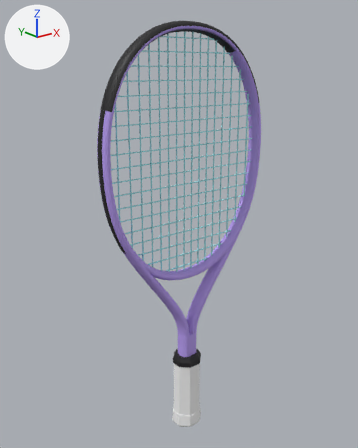
What one commit did to the glTF model assets/realistic/head-instinct-junior-21.glb.
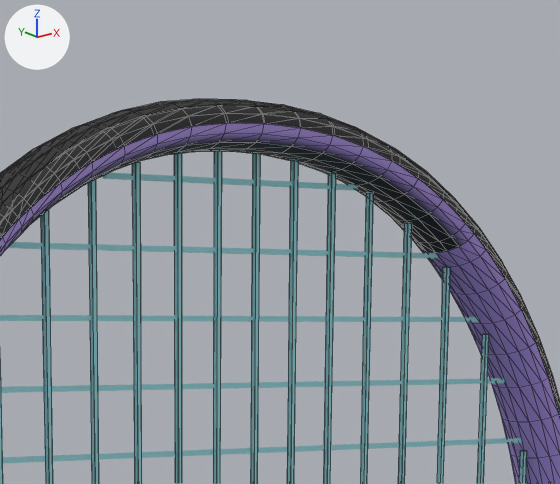
There are two pictures of each version: one whole from a 50 mm camera at (-0.384, -0.463, 0.482) aimed at (-0.004, 0.013, 0.292), one close up on the part from 39% to 71% of the width and 0% to 22% of the height. Lighting does not change. The marker at upper left points along +X, +Y and +Z. The first two pictures are the older version. The close-ups show mesh edges as thin lines. Where no turn or scale is listed for an object, it has been applied to the vertices. Vertices at exactly the same position are counted once.

The older version as bpy lines, for what is in view:
```python
me_bumper = bpy.data.meshes.new('bumper')
me_bumper.from_pydata(...)  # 261 vertices, 448 faces; spans x -0.116..0.116, y -0.01..0.01, z -0.047..0.047
me_bumper.materials.append(mat_mat_bumper)  # black #17171a
me_frame = bpy.data.meshes.new('frame')
me_frame.from_pydata(...)  # 1656 vertices, 3252 faces; spans x -0.122..0.122, y -0.01..0.01, z -0.216..0.216
me_frame.materials.append(mat_mat_frame)
me_strings_mains = bpy.data.meshes.new('strings_mains')
me_strings_mains.from_pydata(...)  # 128 vertices, 128 faces; spans x -0.101..0.101, y -0.001..0.001, z -0.144..0.144
me_strings_mains.materials.append(mat_mat_strings_mains)  # cyan #9fe3ea
ob_bumper = bpy.data.objects.new('bumper', me_bumper)
ob_bumper.location = (0.0, 0.0, 0.4868)
ob_frame = bpy.data.objects.new('frame', me_frame)
ob_frame.location = (0.0, 0.0, 0.3176)
ob_strings_mains = bpy.data.objects.new('strings_mains', me_strings_mains)
ob_strings_mains.location = (0.0, -0.0003, 0.3779)
# also in view: 'strings_crosses' at (0.0, 0.0, 0.378)
```
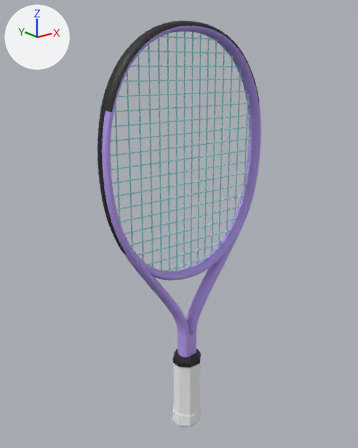
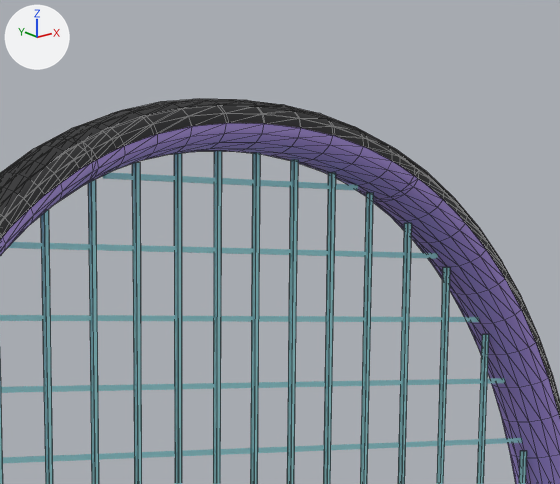
Boxes [x1, y1, x2, y2] around the edits, measured in the close-ups (560 x 484 px; the box of a moved part takes in the faces that stretch with it):
'frame', reshaped, recoloured: [0, 123, 560, 484] in both
part 1 of me_frame, moved or reshaped: [3, 146, 125, 250] in both
part 2 of me_frame, moved or reshaped: [356, 161, 486, 267] in both
part 3 of me_frame, recoloured: before [21, 133, 467, 253]; after [31, 133, 460, 243]

Diff of the bpy script that builds the scene:
```diff
--- a/assets/realistic/head-instinct-junior-21.glb.py
+++ b/assets/realistic/head-instinct-junior-21.glb.py
@@ me_frame @@
 me_frame.from_pydata(...)  # 1656 vertices, 3252 faces; spans x -0.122..0.122, y -0.01..0.01, z -0.216..0.216
 # used by ob_frame; location = (0.0, 0.0, 0.3176)
+# me_frame part 1: 64 of 1656 vertices moved; they spanned x -0.073..-0.047, y -0.01..0.01, z 0.184..0.205 and now span x -0.069..-0.046, y -0.01..0.01, z 0.186..0.206; mean shift (0.005, 0.0, 0.003); largest move (-0.061, 0.0, 0.2) -> (-0.052, 0.0, 0.205)
+# me_frame part 2: 64 of 1656 vertices moved; they spanned x 0.047..0.073, y -0.01..0.01, z 0.184..0.205 and now span x 0.046..0.069, y -0.01..0.01, z 0.186..0.206; mean shift (-0.005, 0.0, 0.003); largest move (0.061, 0.0, 0.2) -> (0.052, 0.0, 0.205)
+# me_frame part 3: 212 faces centred in x -0.066..0.066, y -0.009..0.009, z 0.184..0.213 are repainted in the vertex colours; the middle colour goes from black #16161c to purple #b79cf0
 me_frame.materials.append(mat_mat_frame)
```
